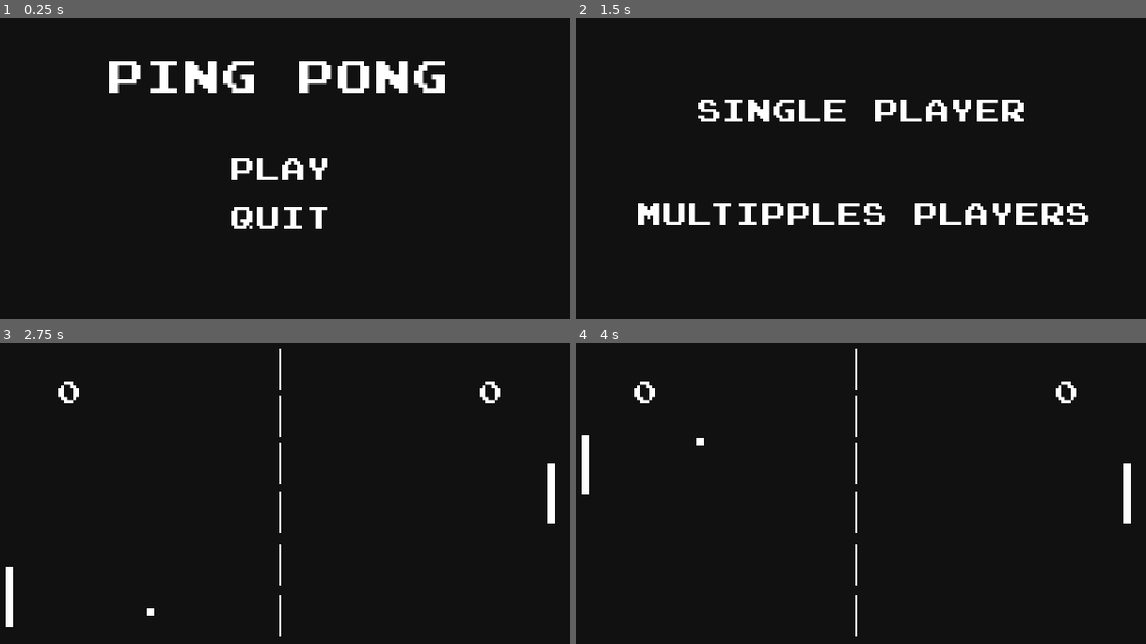
Above: before the commit, frames 1-4 (two rows, left to right).
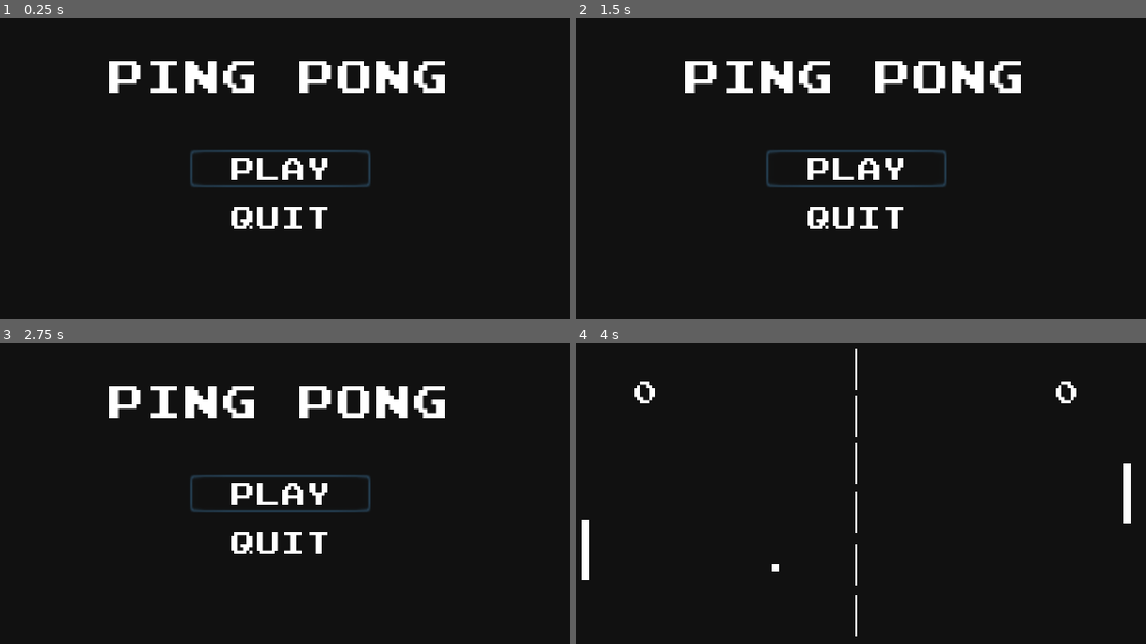
Above: after the commit, the same moments.

Repository: seif-baazouzi/ping-pong
Game: Godot game, scene res://Scenes/Main/Main.tscn
The game is run twice, just before and just after one commit, with the same random seed, the same clock (stepped at 60 frames per second) and the same inputs.
Inputs (mouse positions are in pixels of both pictures, inside the frame that each line leads up to):
- Up to frame 1 (0.25 s): no input
- Up to frame 2 (1.5 s): click "Play" at 0.5 s; click (855, 240) at 1.25 s, where only the run after the commit has a clickable "Back"
- Up to frame 3 (2.75 s): click (279, 436) at 2 s, where only the run before the commit has a clickable "Single Player"
- Up to frame 4 (4 s): click (855, 493) at 2.75 s, where only the run after the commit has a clickable "Play"; click (855, 406) at 3.5 s, where only the run after the commit has a clickable "Single Player"

The runs differ from the first frame. In frame 1, 0.7% of the frame differs, in the area x 33-66%, y 43-57%; in frame 2, 9.3%, in the area x 10-90%, y 14-70%; in frame 3, 6.1%; in frame 4, 0.6%.

Commit message:
conrol the game uing the controller

Diff:
--- a/Nodes/Button/Button.gd
+++ b/Nodes/Button/Button.gd
@@ -1,6 +1,13 @@
 extends Button
 
+export(bool) var focus = false
+
 onready var label: = $Label
+
+func _ready():
+	if focus:
+		grab_focus()
+
 
 func _on_Button_mouse_entered():
 	label.rect_scale = Vector2(1.1, 1.1)
--- a/Scenes/GameMode/GameMode.gd
+++ b/Scenes/GameMode/GameMode.gd
@@ -4,6 +4,11 @@
 	Globals.SinglePlayer = true
 	get_tree().change_scene("res://Scenes/Game/Game.tscn")
 
+
 func _on_MultipplePlayers_pressed():
 	Globals.SinglePlayer = false
 	get_tree().change_scene("res://Scenes/Game/Game.tscn")
+
+
+func _on_Back_pressed():
+	get_tree().change_scene("res://Scenes/Main/Main.tscn")
--- a/Scenes/GameMode/GameMode.tscn
+++ b/Scenes/GameMode/GameMode.tscn
@@ -18,10 +18,11 @@
 anchor_top = 0.5
 anchor_right = 0.5
 anchor_bottom = 0.5
-margin_left = -72.0
-margin_top = -41.0
-margin_right = 72.0
-margin_bottom = -21.0
+margin_left = -92.0
+margin_top = -58.5
+margin_right = 92.0
+margin_bottom = -33.5
+focus = true
 
 [node name="Label" parent="SinglePlayer" index="0"]
 margin_left = -84.5
@@ -33,16 +34,29 @@
 anchor_top = 0.5
 anchor_right = 0.5
 anchor_bottom = 0.5
-margin_top = 14.0
-margin_bottom = 34.0
+margin_left = -120.0
+margin_right = 120.0
 
 [node name="Label" parent="MultipplePlayers" index="0"]
 margin_left = -116.5
 margin_right = 116.5
 text = "Multipples Players"
 
+[node name="Back" parent="." instance=ExtResource( 1 )]
+anchor_left = 0.5
+anchor_top = 0.5
+anchor_right = 0.5
+anchor_bottom = 0.5
+margin_top = 29.0
+margin_bottom = 49.0
+
+[node name="Label" parent="Back" index="0"]
+text = "Back"
+
 [connection signal="pressed" from="SinglePlayer" to="." method="_on_SinglePlayer_pressed"]
 [connection signal="pressed" from="MultipplePlayers" to="." method="_on_MultipplePlayers_pressed"]
+[connection signal="pressed" from="Back" to="." method="_on_Back_pressed"]
 
 [editable path="SinglePlayer"]
 [editable path="MultipplePlayers"]
+[editable path="Back"]
--- a/Scenes/Main/Main.tscn
+++ b/Scenes/Main/Main.tscn
@@ -28,6 +28,7 @@
 anchor_top = 0.5
 anchor_right = 0.5
 anchor_bottom = 0.5
+focus = true
 
 [node name="Label" parent="Play" index="0"]
 text = "Play"
--- a/Scenes/PauseMenu/PauseMenu.gd
+++ b/Scenes/PauseMenu/PauseMenu.gd
@@ -1,18 +1,23 @@
 extends Control
 
-onready var resume: = $Resume
+onready var resume := $Resume
 
 func _process(_delta):
 	if Input.is_action_just_pressed("pause"):
+		resume.grab_focus()
 		_on_Resume_pressed()
+
 
 func _on_Resume_pressed():
 	visible = not visible
 	get_tree().paused = not get_tree().paused
 
+
 func _on_Restart_pressed():
 	get_tree().paused = false
 	get_tree().reload_current_scene()
 
-func _on_Quit_pressed():
-	get_tree().quit()
+
+func _on_MainMenu_pressed():
+	get_tree().paused = false
+	get_tree().change_scene("res://Scenes/Main/Main.tscn")
--- a/Scenes/PauseMenu/PauseMenu.tscn
+++ b/Scenes/PauseMenu/PauseMenu.tscn
@@ -24,6 +24,7 @@
 anchor_bottom = 0.5
 margin_top = -48.0
 margin_bottom = -28.0
+focus = true
 
 [node name="Label" parent="Resume" index="0"]
 text = "Resume"
@@ -37,21 +38,25 @@
 [node name="Label" parent="Restart" index="0"]
 text = "Restart"
 
-[node name="Quit" parent="." instance=ExtResource( 3 )]
+[node name="MainMenu" parent="." instance=ExtResource( 3 )]
 anchor_left = 0.5
 anchor_top = 0.5
 anchor_right = 0.5
 anchor_bottom = 0.5
-margin_top = 32.0
-margin_bottom = 52.0
+margin_left = -72.0
+margin_top = 29.0
+margin_right = 72.0
+margin_bottom = 49.0
 
-[node name="Label" parent="Quit" index="0"]
-text = "Quit"
+[node name="Label" parent="MainMenu" index="0"]
+margin_left = -58.5
+margin_right = 58.5
+text = "Main Menu"
 
 [connection signal="pressed" from="Resume" to="." method="_on_Resume_pressed"]
 [connection signal="pressed" from="Restart" to="." method="_on_Restart_pressed"]
-[connection signal="pressed" from="Quit" to="." method="_on_Quit_pressed"]
+[connection signal="pressed" from="MainMenu" to="." method="_on_MainMenu_pressed"]
 
 [editable path="Resume"]
 [editable path="Restart"]
-[editable path="Quit"]
+[editable path="MainMenu"]
--- a/project.godot
+++ b/project.godot
@@ -65,29 +65,35 @@
 "deadzone": 0.5,
 "events": [ Object(InputEventKey,"resource_local_to_scene":false,"resource_name":"","device":0,"alt":false,"shift":false,"control":false,"meta":false,"command":false,"pressed":false,"scancode":0,"physical_scancode":16777232,"unicode":0,"echo":false,"script":null)
 , Object(InputEventJoypadMotion,"resource_local_to_scene":false,"resource_name":"","device":0,"axis":1,"axis_value":-1.0,"script":null)
+, Object(InputEventJoypadButton,"resource_local_to_scene":false,"resource_name":"","device":0,"button_index":12,"pressure":0.0,"pressed":false,"script":null)
  ]
 }
 player1_down={
 "deadzone": 0.5,
 "events": [ Object(InputEventKey,"resource_local_to_scene":false,"resource_name":"","device":0,"alt":false,"shift":false,"control":false,"meta":false,"command":false,"pressed":false,"scancode":0,"physical_scancode":16777234,"unicode":0,"echo":false,"script":null)
 , Object(InputEventJoypadMotion,"resource_local_to_scene":false,"resource_name":"","device":0,"axis":1,"axis_value":1.0,"script":null)
+, Object(InputEventJoypadButton,"resource_local_to_scene":false,"resource_name":"","device":0,"button_index":13,"pressure":0.0,"pressed":false,"script":null)
  ]
 }
 player2_up={
 "deadzone": 0.5,
 "events": [ Object(InputEventKey,"resource_local_to_scene":false,"resource_name":"","device":0,"alt":false,"shift":false,"control":false,"meta":false,"command":false,"pressed":false,"scancode":0,"physical_scancode":87,"unicode":0,"echo":false,"script":null)
 , Object(InputEventJoypadMotion,"resource_local_to_scene":false,"resource_name":"","device":1,"axis":1,"axis_value":-1.0,"script":null)
+, Object(InputEventJoypadButton,"resource_local_to_scene":false,"resource_name":"","device":1,"button_index":12,"pressure":0.0,"pressed":false,"script":null)
  ]
 }
 player2_down={
 "deadzone": 0.5,
 "events": [ Object(InputEventKey,"resource_local_to_scene":false,"resource_name":"","device":0,"alt":false,"shift":false,"control":false,"meta":false,"command":false,"pressed":false,"scancode":0,"physical_scancode":83,"unicode":0,"echo":false,"script":null)
 , Object(InputEventJoypadMotion,"resource_local_to_scene":false,"resource_name":"","device":1,"axis":1,"axis_value":1.0,"script":null)
+, Object(InputEventJoypadButton,"resource_local_to_scene":false,"resource_name":"","device":1,"button_index":13,"pressure":0.0,"pressed":false,"script":null)
  ]
 }
 pause={
 "deadzone": 0.51,
 "events": [ Object(InputEventKey,"resource_local_to_scene":false,"resource_name":"","device":0,"alt":false,"shift":false,"control":false,"meta":false,"command":false,"pressed":false,"scancode":0,"physical_scancode":16777217,"unicode":0,"echo":false,"script":null)
+, Object(InputEventJoypadButton,"resource_local_to_scene":false,"resource_name":"","device":-1,"button_index":11,"pressure":0.0,"pressed":false,"script":null)
+, Object(InputEventJoypadMotion,"resource_local_to_scene":false,"resource_name":"","device":-1,"axis":9,"axis_value":1.0,"script":null)
  ]
 }
 
